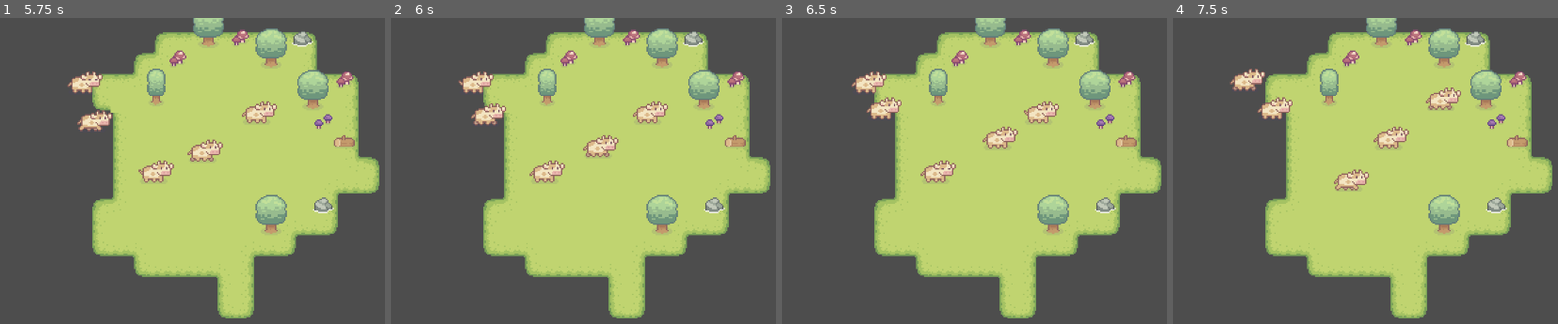
Above: before the commit, frames 1-4 (left to right).
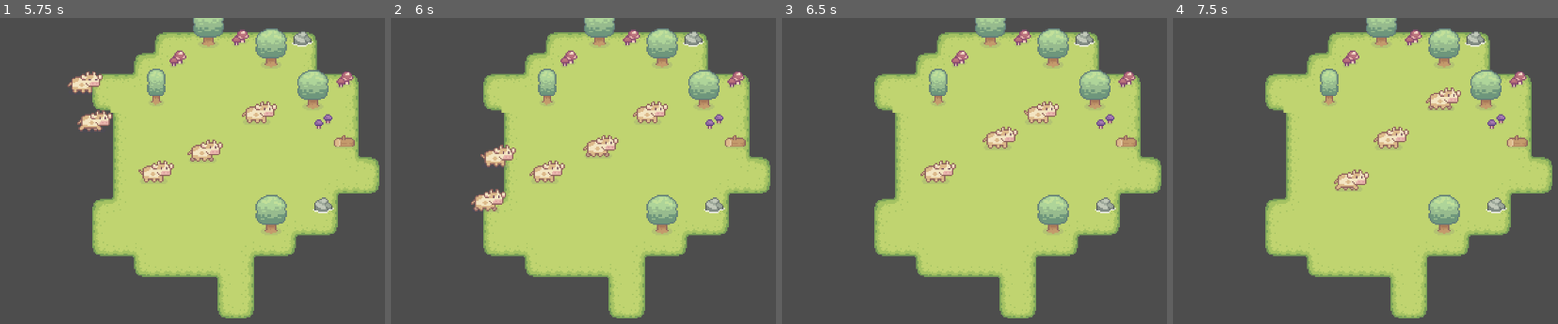
Above: after the commit, the same moments.

Repository: hugnata/Cowid24
Game: Godot game, scene res://scenes/gamu.tscn
The game is run twice, just before and just after one commit, with the same random seed, the same clock (stepped at 60 frames per second) and the same inputs.
Inputs (mouse positions are in pixels of both pictures, inside the frame that each line leads up to):
- Up to frame 1 (5.75 s): move the mouse to (outside the picture) at 0.52 s; click (outside the picture) at 0.67 s; drag from (115, 250) to (234, 155) at 1.27 s; move the mouse to (342, 137) at 2.02 s; click (342, 137) at 2.17 s; drag from (227, 311) to (38, 164) at 2.77 s; tap Enter at 3.5 s; move the mouse to (outside the picture) at 3.52 s; click (outside the picture) at 3.67 s; tap Space at 4.25 s; drag from (38, 164) to (234, 155) at 4.27 s; move the mouse to (304, 229) at 5.02 s; click (304, 229) at 5.17 s
- Up to frame 2 (6 s): drag from (545, 122) to (506, 250) at 5.77 s
- Up to frame 3 (6.5 s): no input
- Up to frame 4 (7.5 s): move the mouse to (outside the picture) at 6.52 s; click (outside the picture) at 6.67 s; drag from (1288, 250) to (1407, 155) at 7.27 s

Frame 1 is identical in both runs. In frame 2, 1.7% of the frame differs, in the area x 17-33%, y 17-64%; in frame 3, 0.8%; in frame 4, 0.9%.

Commit message:
Fixed Drag'n'Drop

Diff:
--- a/scripts/init.gd
+++ b/scripts/init.gd
@@ -1,26 +1,41 @@
 extends Node2D
 
 const CAMERA_ZOOM = 2
-var dragging = false
-var click_radius = 32 # Size of the sprite.
+var CLICK_RADIUS = 32 # Size of the sprite.
+var cow_dragged = null
 
 @onready var cow_manager: Node = $"Cow Manager"
+@onready var cows: Node = $Cows
+
+func screen_to_world_pos(pos: Vector2) -> Vector2:
+	return pos/2
 
 ## Drag'n'drop logic
-#func _input(event):
-	#if event is InputEventMouseButton and event.button_index == MOUSE_BUTTON_LEFT:
-		#if (event.position - $Vache.position*CAMERA_ZOOM).length() < click_radius:
+func _input(event):
+	if event is InputEventMouseButton and event.button_index == MOUSE_BUTTON_LEFT:
+		# Start dragging if the click is on the sprite.
+		if cow_dragged == null and event.pressed:
+			var mouse_world_pos = screen_to_world_pos(event.position)
+			# Best candidate so far to drag & drop
+			var closest_cow = null
+			var min_distance = INF
+			# Find the closest cow to the cursor (must be closer than CLICK_RADIUS)
+			for cow in cows.get_children():
+				var distance = (mouse_world_pos - cow.position).length()
+				if distance < CLICK_RADIUS:
+					if distance < min_distance:
+						closest_cow = cow
+						min_distance = distance
 #
-			## Start dragging if the click is on the sprite.
-			#if not dragging and event.pressed:
-				#dragging = true
-		## Stop dragging if the button is released.
-		#if dragging and not event.pressed:
-			#dragging = false
+			cow_dragged = closest_cow
+
+		# Stop dragging if the button is released.
+		if cow_dragged and not event.pressed:
+			cow_dragged = null
 #
-	#if event is InputEventMouseMotion and dragging:
-		## While dragging, move the sprite with the mouse.
-		#$Vache.position = event.position /CAMERA_ZOOM
+	if event is InputEventMouseMotion and cow_dragged != null:
+		# While dragging, move the sprite with the mouse.
+		cow_dragged.position =  screen_to_world_pos(event.position)
 
 
 # Called when the node enters the scene tree for the first time.
